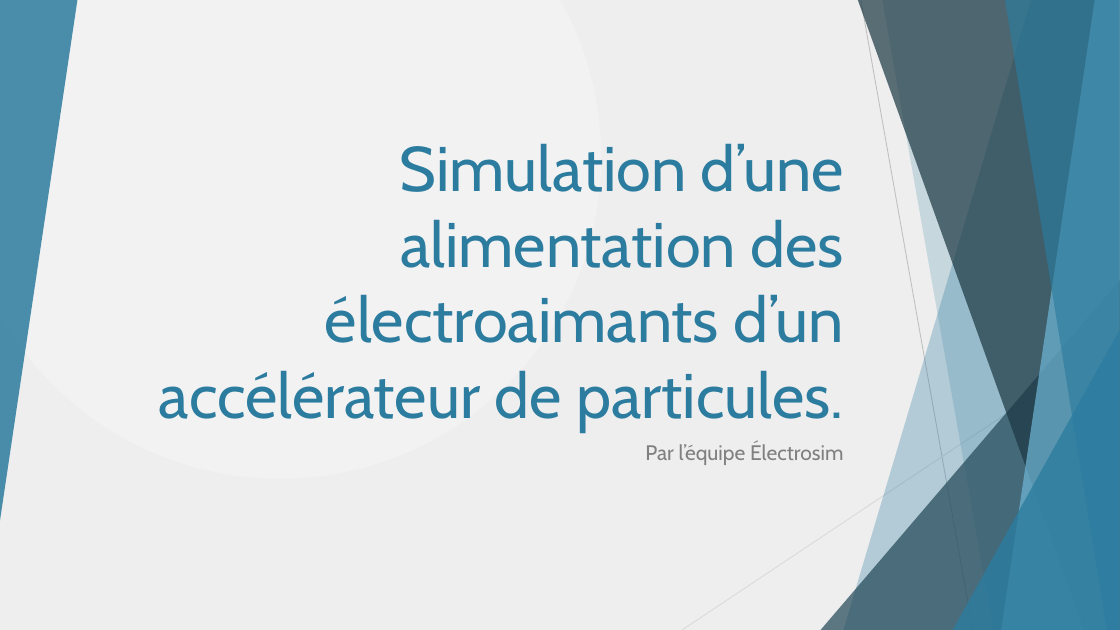
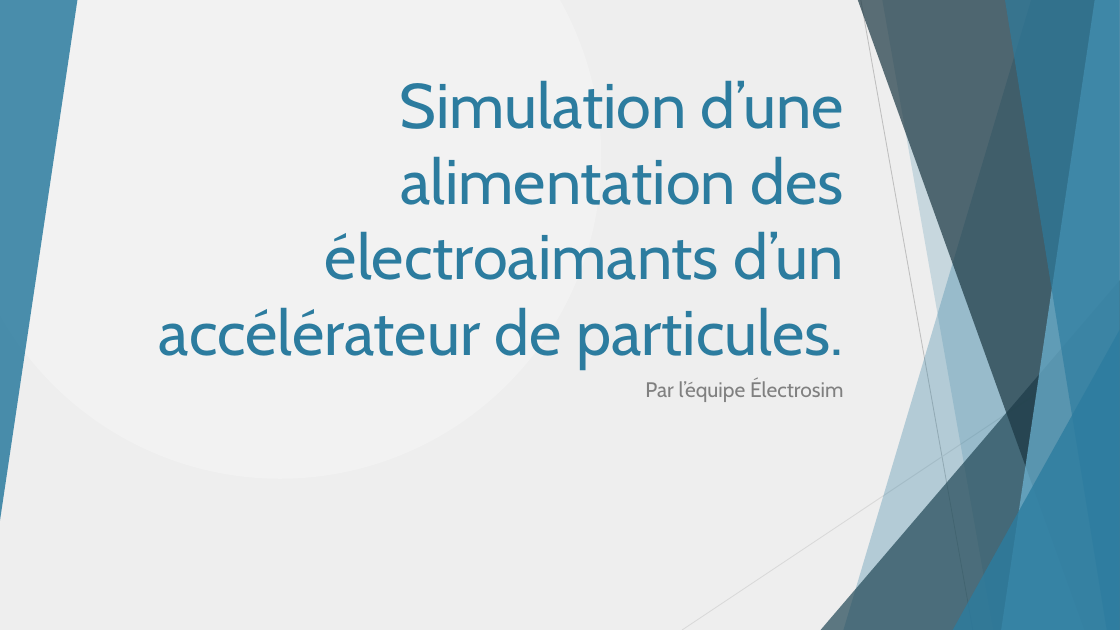
Before and after one commit to danthib76/DesignIV, a slide deck: slide 1 of Remise/Remise 1/Presentation_Remise_1.pptx. Drawn at 1120x630 pixels with LibreOffice and Linux fonts; fonts in the diff are those of the drawing. Boxes give left, top, right and bottom in pixels: in the first picture for what was removed or moved away, otherwise in the second. Text is boxed around its words. In the diff, an @@ line names an element or a change of style, - is before the commit and + after.

```diff
--- a/Remise/Remise 1/Presentation_Remise_1.pptx
+++ b/Remise/Remise 1/Presentation_Remise_1.pptx
@@ title "Simulation d’une alimentation des électroaimants ...": place and size @@
-title "Simulation d’une alimentation des électroaimants ..." at box(159, 143, 844, 433)
+title "Simulation d’une alimentation des électroaimants ..." at box(159, 80, 844, 369)
@@ subtitle "Par l’équipe Électrosim": place and size @@
-subtitle "Par l’équipe Électrosim" at box(645, 442, 843, 465)
+subtitle "Par l’équipe Électrosim" at box(645, 379, 843, 402)
```
Also in this commit, not shown: 8 other slides changed, 8 slides added, 6 slides removed.
